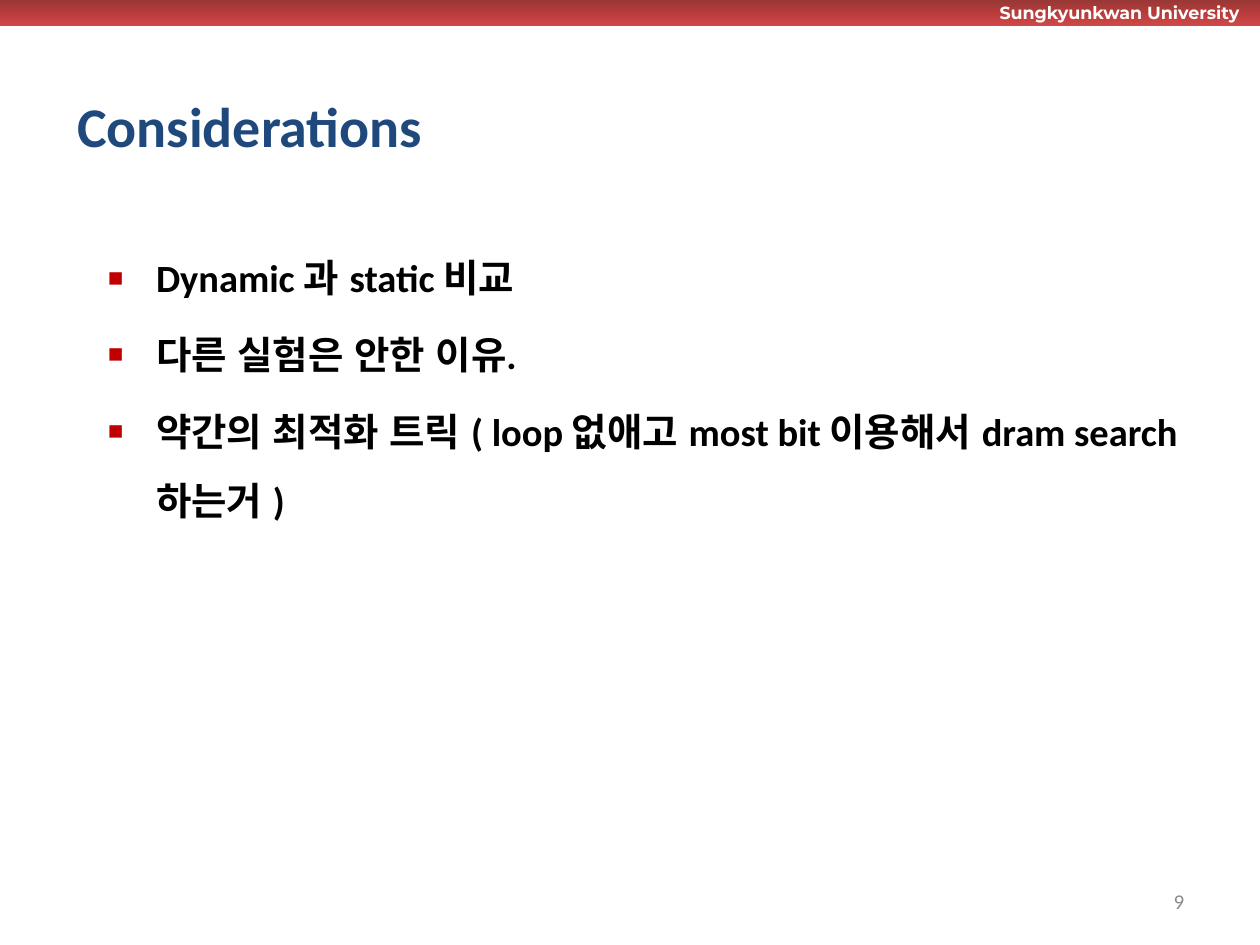
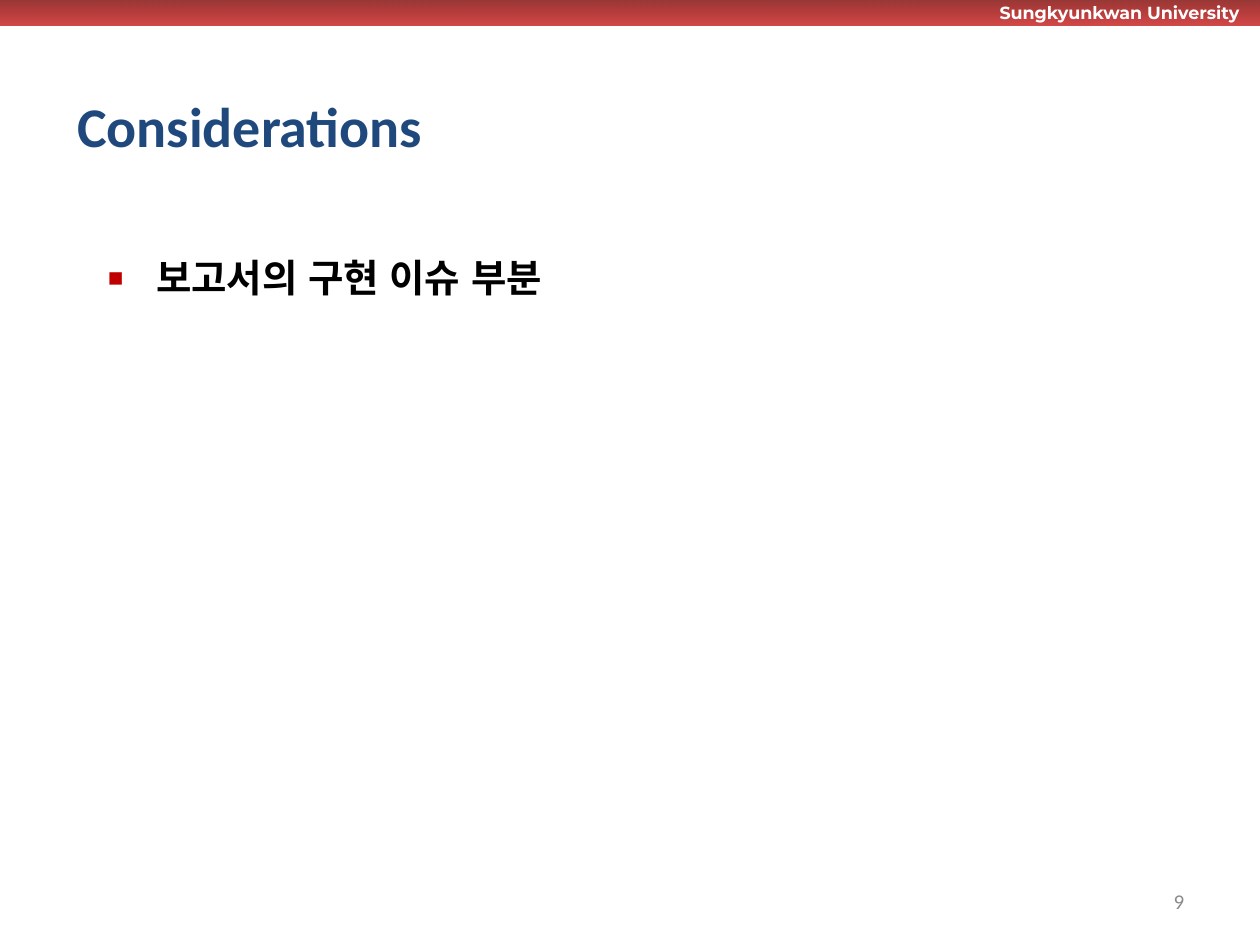
Before and after one commit to wurikiji/tutorial2-dev, a slide deck: slide 9 of docs/발표자료.pptx. Drawn at 1260x945 pixels with LibreOffice and Linux fonts; fonts in the diff are those of the drawing; background and template pictures are left out. Boxes give left, top, right and bottom in pixels: in the first picture for what was removed or moved away, otherwise in the second. Text is boxed around its words. In the diff, an @@ line names an element or a change of style, - is before the commit and + after.

```diff
--- a/docs/발표자료.pptx
+++ b/docs/발표자료.pptx
@@ text at [156,259,542,296]: text changed @@
-▪ Dynamic 과 static 비교
-▪ 다른 실험은 안한 이유.
-▪ 약간의 최적화 트릭 ( loop 없애고 most bit 이용해서 dram search 하는거 )
+▪ 보고서의 구현 이슈 부분
```
Also in this commit, not shown: 1 slide removed.
